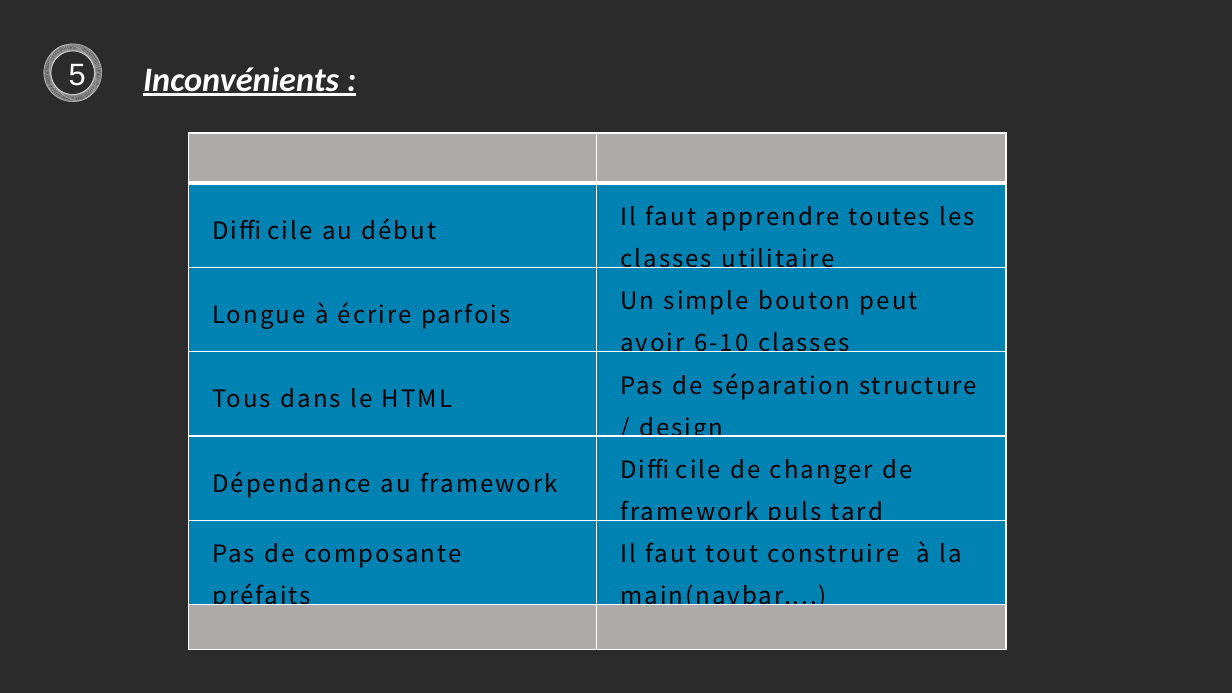
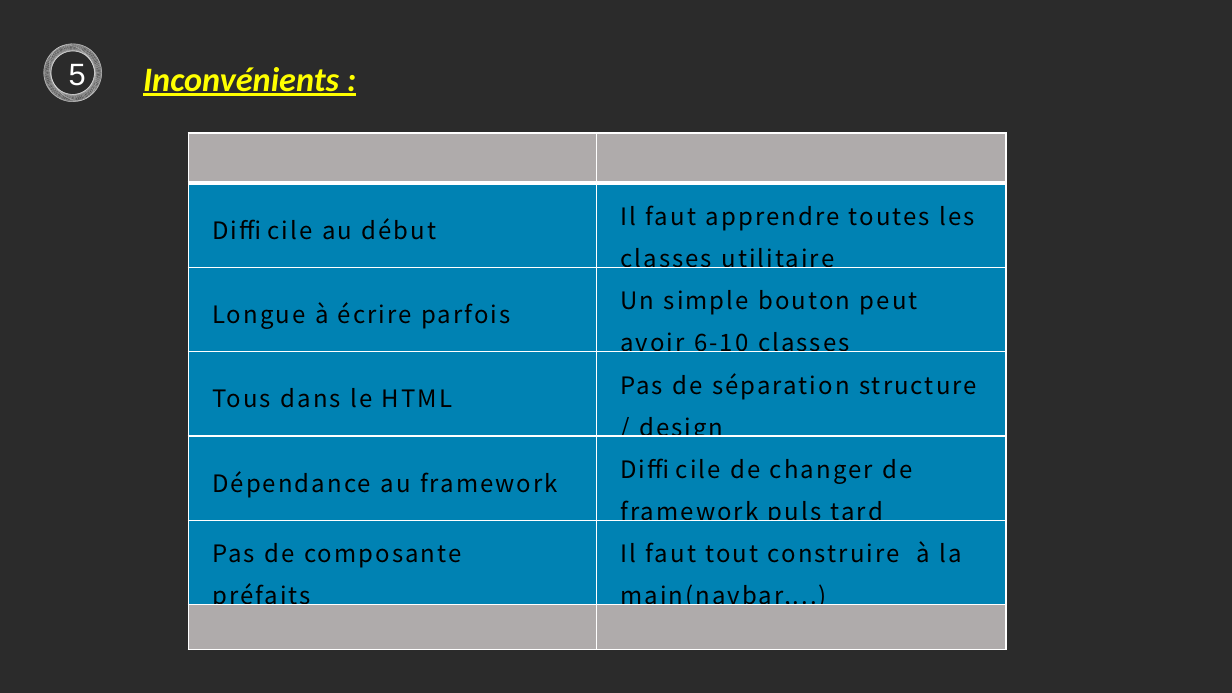
Before and after one commit to anthony07-a/tailwindcss, a slide deck: slide 14 of pptx/tailwind.pptx. Drawn at 1232x693 pixels with LibreOffice and Linux fonts; fonts in the diff are those of the drawing; background and template pictures are left out; a plain dark background stands for a picture behind light text. Boxes give left, top, right and bottom in pixels: in the first picture for what was removed or moved away, otherwise in the second. Text is boxed around its words. In the diff, an @@ line names an element or a change of style, - is before the commit and + after.

```diff
--- a/pptx/tailwind.pptx
+++ b/pptx/tailwind.pptx
@@ text "Inconvénients :" at (143, 67, 339, 96): text colour #FFFFFF to #FFFF00 @@
```
Also in this commit, not shown: 4 other slides changed, 1 other file.
